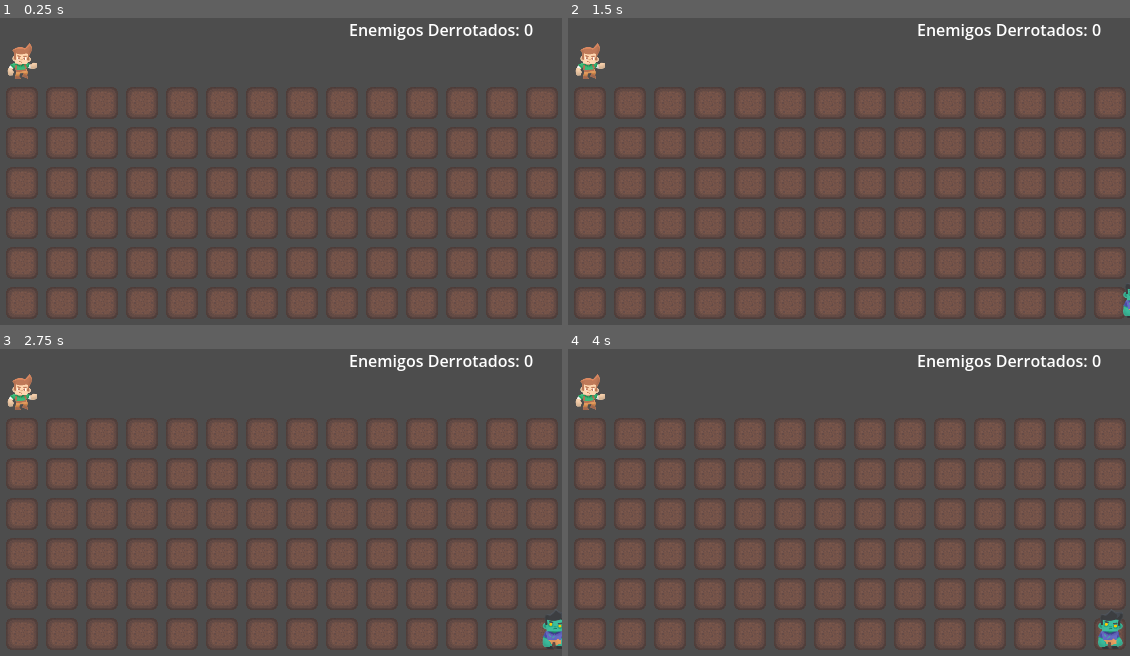
Above: before the commit, frames 1-4 (two rows, left to right).
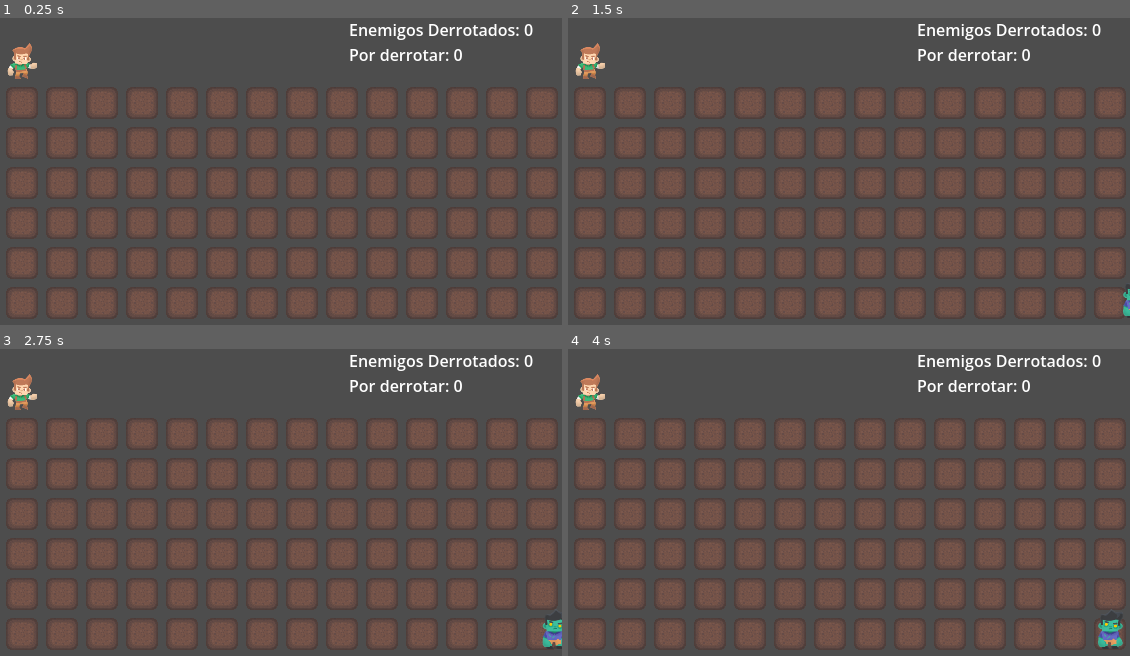
Above: after the commit, the same moments.

Repository: EternalMark/godotStuffs
Game: Godot game, scene res://Escenas/Main.tscn
The game is run twice, just before and just after one commit, with the same random seed, the same clock (stepped at 60 frames per second) and the same inputs.
Inputs (mouse positions are in pixels of both pictures, inside the frame that each line leads up to):
- Up to frame 1 (0.25 s): no input
- Up to frame 2 (1.5 s): tap Enter at 0.5 s; move the mouse to (950, 165) at 0.52 s; click (950, 165) at 0.67 s; tap Space at 1.25 s; move the mouse to (680, 202) at 1.27 s; click (680, 202) at 1.42 s
- Up to frame 3 (2.75 s): move the mouse to (303, 434) at 2.02 s; click (303, 434) at 2.17 s
- Up to frame 4 (4 s): tap Enter at 2.75 s; move the mouse to (775, 585) at 2.77 s; click (775, 585) at 2.92 s; move the mouse to (1000, 566) at 3.52 s; click (1000, 566) at 3.67 s

The runs differ from the first frame. In frame 1, 0.3% of the frame differs, in the area x 62-83%, y 10-15%; in frame 2, 0.3%; in frame 3, 0.3%; in frame 4, 0.3%.

Commit message:
MVP beta 0.9 - se agrega experiencia a Personajes

Diff:
--- a/HiveMinded/Escenas/Main.tscn
+++ b/HiveMinded/Escenas/Main.tscn
@@ -65,12 +65,21 @@
 
 [node name="Main" type="Node2D" unique_id=1547793932]
 
+[node name="SiguienteHito" type="Label" parent="." unique_id=765902840]
+offset_left = 427.0
+offset_top = 40.0
+offset_right = 612.0
+offset_bottom = 63.0
+text = "Por derrotar: 0"
+metadata/_edit_use_anchors_ = true
+
 [node name="Puntos" type="Label" parent="." unique_id=1632966469]
 offset_left = 427.0
 offset_top = 15.0
 offset_right = 612.0
 offset_bottom = 38.0
 text = "Enemigos Derrotados: 0"
+metadata/_edit_use_anchors_ = true
 
 [node name="Layers" type="Node" parent="." unique_id=1377647449]
 
--- a/HiveMinded/Scripts/SpawnBullets.gd
+++ b/HiveMinded/Scripts/SpawnBullets.gd
@@ -1,27 +1,15 @@
 extends Node
 
 @onready var bullet_scene = preload("res://Escenas/Bullet.tscn")
-#@onready var enemies=$Enemies
-
-#@onready var bee: CharacterBody2D = $".."
-#@onready var tilemap_layer: TileMapLayer =$Layers/tmlBattlefield
-#@onready var bullet = $"."
+@onready var bee: CharacterBody2D = owner
 
 func _on_timer_spawn_bullet_timeout() -> void:
-	#var enemies=$Enemies
-	#print ($"..".tile_pos)
-	#var pos_local = tilemap_layer.map_to_local($"..".global_position)
-	#var pos_global = tilemap_layer.to_global(pos_local)
-	#enemy.global_position = pos_global
 	var enemies = get_tree().get_nodes_in_group("GrupoEnemigos")
-	#print (enemies)
-	#for enemy in enemies.get_children():
 	for enemy in enemies:
-		#print("HOLA ", enemy)
-		#print("Tile_pos ", enemy.tile_pos)
-		#print("Revisando enemigos.  LineaAparicion: ",enemy.tile_pos,"  pos_local", $"..".tile_pos)
 		if enemy.tile_pos.y == $"..".tile_pos.y:
 			var b=bullet_scene.instantiate()
+			b.owner_character=bee
 			add_child(b)
+			#bee.incrementaExperiencia(1)
 			b.global_position=$"..".global_position
 			break
--- a/HiveMinded/Scripts/SpawnEnemies.gd
+++ b/HiveMinded/Scripts/SpawnEnemies.gd
@@ -2,9 +2,11 @@
 
 @onready var enemy_scene = preload("res://Escenas/Wasp.tscn")
 @onready var tilemap_layer: TileMapLayer = $"../Layers/tmlBattlefield"
-@onready var lblPuntos: Label = $"../Puntos"
 
-var ajusteCantidad:float=2
+@onready var lblPuntos =$"../Puntos"
+@onready var lblSiguienteHito= $"../SiguienteHito"
+
+#var ajusteCantidad:float=2
 #var enemies=3
 #var spawners = 5
 
@@ -25,31 +27,16 @@
 	if not tilemap_layer:
 		print("Falta asignar el TileMapLayer o la escena Spawner")
 		return
-
 	genera_enemigo()
-
-	if GlobalGameState.enemigos_derrotados>=50 and GlobalGameState.enemigos_derrotados<200:
-		ajusteCantidad=1
-	if GlobalGameState.enemigos_derrotados>=200 and GlobalGameState.enemigos_derrotados<500:
-		ajusteCantidad=0.5
-	if GlobalGameState.enemigos_derrotados>=500:
-		ajusteCantidad=0.1
-
-	#var epsilon=GlobalGameState.enemigos_derrotados*0.08
-	#var epsilon=sin(GlobalGameState.enemigos_derrotados)+GlobalGameState.enemigos_derrotados*0.5
-	#f(x)=5 sen(x*0.1-5)+0.5
-	#var epsilon=5*sin(GlobalGameState.enemigos_derrotados*0.1-5)+0.5
-	var epsilon=5/(max(GlobalGameState.enemigos_derrotados,10)*0.1)
-	#$TimerSpawner.wait_time=max(0.5,$TimerSpawner.wait_time*(0.99-epsilon))
-	$TimerSpawner.wait_time=max(ajusteCantidad,epsilon)
-	print("Waittime: \t",$TimerSpawner.wait_time,"\tEpsilon: \t",epsilon,"\tCantidad de enemigos: \t",GlobalGameState.cantidad_enemigos)
+	$TimerSpawner.wait_time=max(0.1,GlobalGameState.delay_generacion_enemigos)
+	print("Waittime: \t",$TimerSpawner.wait_time,"\tCantidad de enemigos: \t",GlobalGameState.cantidad_enemigos)
 
 
 # Función que se ejecutará automáticamente cuando el enemigo emita 'enemigo_muerto'
 func _on_enemigo_muerto() -> void:
 	GlobalGameState.nuevo_enemigo_derrotado()
 	lblPuntos.text = "Enemigos Derrotados: "+ str(GlobalGameState.enemigos_derrotados)
-
+	lblSiguienteHito.text = "Por derrotar: "+ str(GlobalGameState.hito_siguiente)
 
 func genera_enemigo():
 	var generacion = randi_range(0,5)
--- a/HiveMinded/Scripts/abeja.gd
+++ b/HiveMinded/Scripts/abeja.gd
@@ -2,9 +2,14 @@
 
 var vida: int =5
 var tile_pos:Vector2i
-
+var experiencia:int=0
 #var movimiento:bool=true
 @onready var lblVida:Label =$lblVida
+
+func incrementaExperiencia(exp:int) -> void:
+	experiencia+=exp
+	print(" incrementa experiencia: ",experiencia)
+
 
 func TakeDamage(damage:int)-> int:
 	vida -=damage
--- a/HiveMinded/Scripts/bullet.gd
+++ b/HiveMinded/Scripts/bullet.gd
@@ -3,7 +3,7 @@
 var Direction: Vector2
 var speed := 400
 var sinEnemigoAtacado:bool=true
-
+var owner_character: CharacterBody2D = null
 
 func _physics_process(delta: float) -> void:
 	#velocity=Direction.normalized() * speed
@@ -18,6 +18,7 @@
 	#print("La bala entro a un cuerpo: ", body.name)
 	if body.is_in_group("GrupoEnemigos") and sinEnemigoAtacado:
 		var vida = body.TakeDamage(1)
+		owner_character.incrementaExperiencia(1)
 		sinEnemigoAtacado=false
 		#print("Enemigo ",body.name, " recibe daño. Vida: ", vida)
 		queue_free()
--- a/HiveMinded/Scripts/global_game_state.gd
+++ b/HiveMinded/Scripts/global_game_state.gd
@@ -7,15 +7,19 @@
 var hito_actual:int=0
 var abejas_generadas:int=0
 var hito_siguiente:int=50
+var delay_generacion_enemigos:float=5.0
 
 signal cambioHito
 
 func nuevo_enemigo_derrotado() -> void:
 	enemigos_derrotados += 1
 	cantidad_enemigos-=1
-	cambio_hito()
-
-
+	if enemigos_derrotados==10:
+		cambio_hito()
+	elif enemigos_derrotados==hito_siguiente:
+		hito_siguiente=hito_siguiente+40*hito_actual
+		cambio_hito()
+		print("Hito Siguiente: ",hito_siguiente)
 	#var fecha = Time.get_datetime_dict_from_system()
 	#var milisegundos = Time.get_ticks_msec() % 1000
 	#print("%04d-%02d-%02d %02d:%02d:%02d.%03d" % [
@@ -24,12 +28,6 @@
 		#milisegundos],"\tEnemigos derrotados: \t", enemigos_derrotados)
 
 func cambio_hito()->void:
-	#var hito_siguiente:int = 200 * int(pow(5, nivel - 2))
-	if enemigos_derrotados==10:
-			hito_actual+=1
-			cambioHito.emit()
-	elif enemigos_derrotados==hito_siguiente:
-		hito_actual+=1
-		cambioHito.emit()
-		hito_siguiente=hito_siguiente+40*hito_actual
-		print("Hito Siguiente: ",hito_siguiente)
+	hito_actual+=1
+	GlobalGameState.delay_generacion_enemigos=GlobalGameState.delay_generacion_enemigos/2
+	cambioHito.emit()
--- a/HiveMinded/Scripts/tml_battlefieldv3.gd
+++ b/HiveMinded/Scripts/tml_battlefieldv3.gd
@@ -3,6 +3,7 @@
 @onready var bee_scene =preload("res://Escenas/Abeja.tscn")
 @onready var phantom_bee_scene =preload("res://Escenas/PhantomBee.tscn")
 @onready var abejas_container = $"../../Bees"
+
 
 var ubicacion_nueva_abeja=Vector2i(2, 1)
 var phantom_bee_instance
